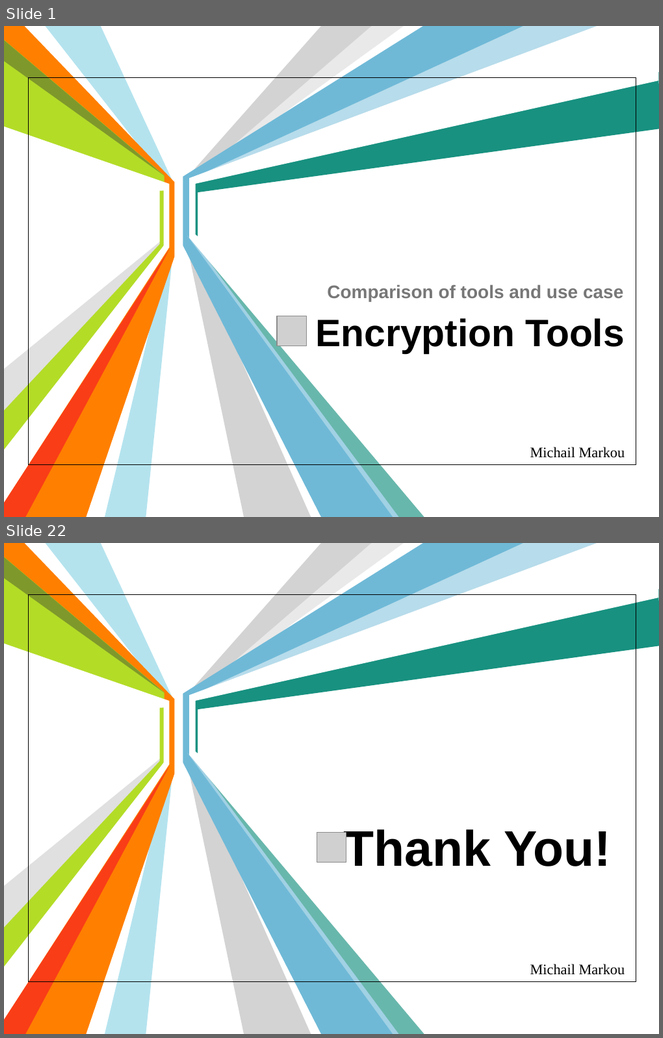
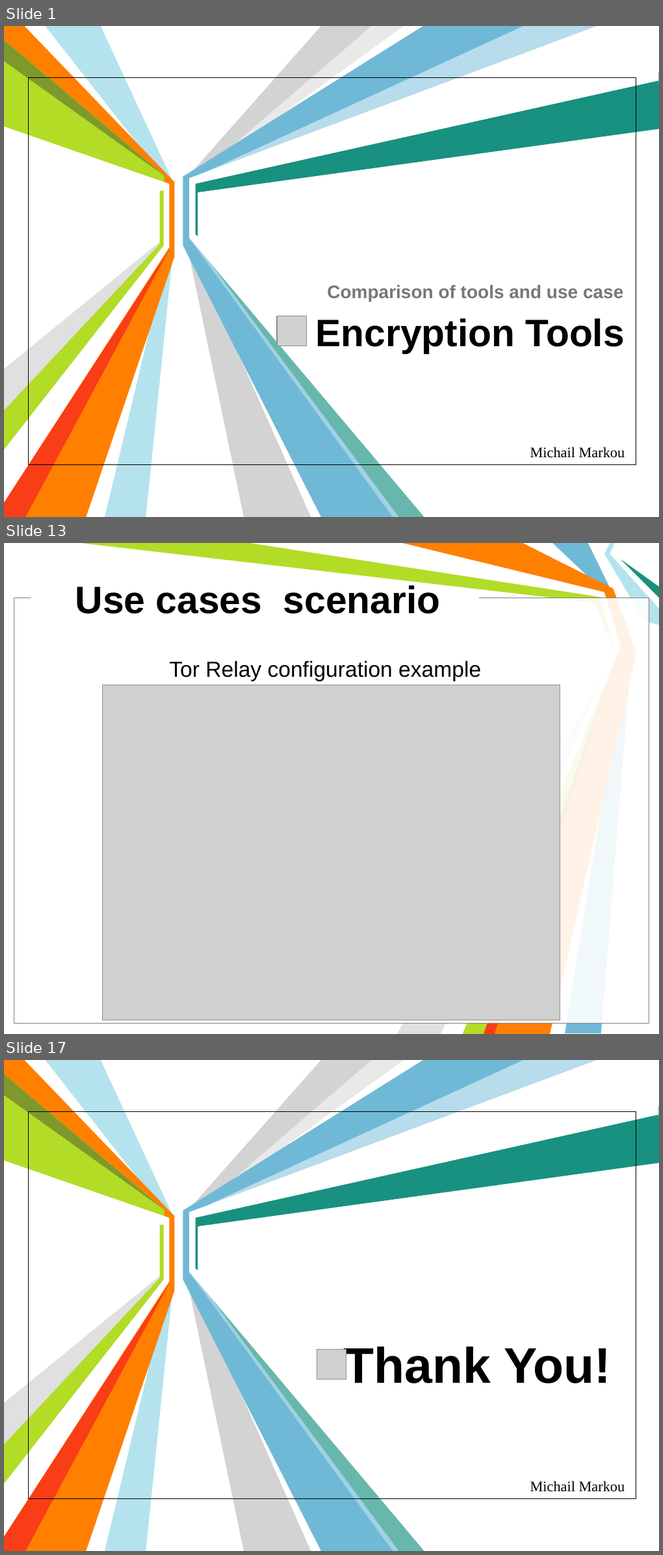
Before and after one commit to michailmarkou1995/BSc-Computer-Science-Projects, a slide deck: COMPUTER AND NETWORK SECURITY (CN6003)/Encryption_Tools_Presentation.pptx. Shown one above the other, each under a label of ours: slides 1 and 22 before the commit, slides 1, 13 and 17 after it; the slides between them are not shown. The pictures are 663x1038 and 663x1555 pixels, drawn with LibreOffice and Linux fonts; fonts in the diff are those of the drawing; grey boxes stand for pictures; background and template pictures are left out. Boxes give left, top, right and bottom in pixels: in the first picture for what was removed or moved away, otherwise in the second. Text is boxed around its words. In the diff, an @@ line names an element or a change of style, - is before the commit and + after.

```diff
--- a/COMPUTER AND NETWORK SECURITY (CN6003)/Encryption_Tools_Presentation.pptx
+++ b/COMPUTER AND NETWORK SECURITY (CN6003)/Encryption_Tools_Presentation.pptx
@@ slide 13 added at (4,543,659,1034), background #FFFFFF @@
@@ freeform shape added at (81,543,622,1034), fill #B3DC27 @@
@@ freeform shape added at (250,543,621,1034), fill #FFFFFF @@
@@ freeform shape added at (402,543,636,1034), fill #FF7F00 @@
@@ freeform shape added at (553,543,633,1034), fill #6FB9D7 @@
@@ freeform shape added at (605,543,659,625), fill #B4E3EE @@
@@ freeform shape added at (622,559,659,598), fill #189180 @@
@@ rectangle added at (14,598,649,1024), fill #FFFFFF at 69% opacity, outline #000000 0.75 pt @@
@@ rectangle added at (14,598,649,1024), fill #FFFFFF at 69% opacity, outline #808080 0.75 pt @@
@@ rectangle added at (31,592,479,603), fill #FFFFFF @@
@@ title added at (76,583,441,614), 42 pt, text #000000, bold @@
+Use cases scenario
@@ text added at (169,661,481,681), 24 pt, text #000000 @@
+Tor Relay configuration example
@@ freeform shape added at (397,661,611,1034), fill #E0E0E0 @@
@@ freeform shape added at (484,663,614,1034), fill #F93D17 @@
@@ picture added at (103,685,560,1021) @@
@@ what was slide 22 is now slide 17 @@
```
Also in this commit, not shown: 2 slides changed, 12 other slides added, 18 slides removed.
